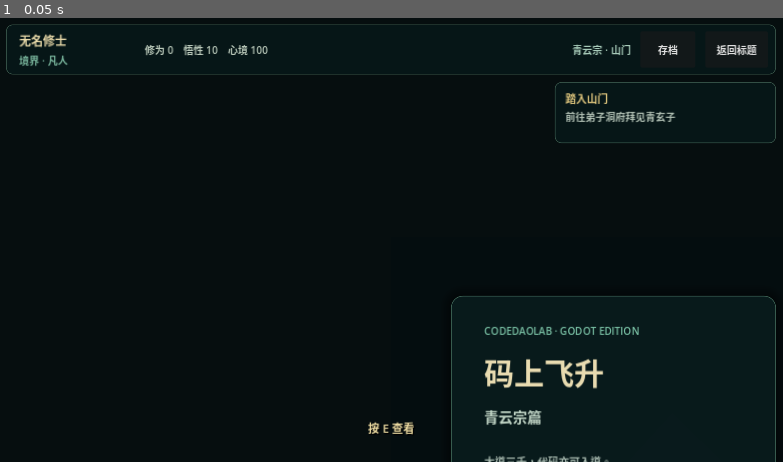
Above: before the commit, frame 1.
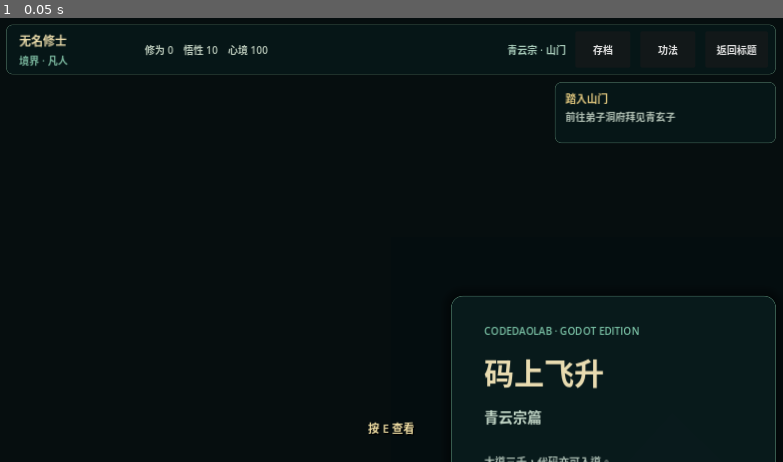
Above: after the commit, the same moment.

Repository: Hinln/CodeDaoLab
Game: Godot game, scene res://scenes/main/Main.tscn
Same seed, same stepped clock (60 frames per second), same inputs: the game is played once before the commit and once after it.
Inputs:
- Up to frame 1 (0.05 s): no input

The runs differ from the first frame. In frame 1, 0.3% of the frame differs, in the area x 64-87%, y 5-9%.

Commit message:
feat(godot): add real python technique trials

Diff:
--- a/godot/data/dialogues.json
+++ b/godot/data/dialogues.json
@@ -42,7 +42,17 @@
         "greeting": {
           "speaker": "玄机长老",
           "text": "藏经万卷，不如亲手运行一行真代码。待你练成真言诀，再来接受《变量吐纳诀》的考校。",
-          "options": [{"text": "弟子受教", "next": ""}]
+          "options": [
+            {"text": "请长老考校变量之法", "next": "variable_trial", "require": {"quest": "learn_variables"}},
+            {"text": "弟子受教", "next": ""}
+          ]
+        },
+        "variable_trial": {
+          "speaker": "玄机长老",
+          "text": "变量如灵力容器，名字是符，值是其中所藏。将十二缕灵气纳入 qi，再让它显形。",
+          "options": [
+            {"text": "开始变量试炼", "next": "", "actions": [{"type": "challenge", "id": "spirit_vessel"}]}
+          ]
         }
       }
     },
--- a/godot/project.godot
+++ b/godot/project.godot
@@ -17,7 +17,9 @@
 SaveManager="*res://scripts/core/save_manager.gd"
 SceneRouter="*res://scripts/core/scene_router.gd"
 QuestManager="*res://scripts/gameplay/quest_manager.gd"
+TechniqueManager="*res://scripts/gameplay/technique_manager.gd"
 DialogueManager="*res://scripts/gameplay/dialogue_manager.gd"
+PythonBridge="*res://scripts/python/python_bridge.gd"
 
 [display]
 
--- /dev/null
+++ b/godot/scenes/tests/G3Smoke.tscn
@@ -0,0 +1,6 @@
+[gd_scene load_steps=2 format=3]
+
+[ext_resource type="Script" path="res://scripts/tests/g3_smoke.gd" id="1_test"]
+
+[node name="G3Smoke" type="Node"]
+script = ExtResource("1_test")
--- /dev/null
+++ b/godot/scenes/ui/CodeChallengePanel.tscn
@@ -0,0 +1,152 @@
+[gd_scene load_steps=3 format=3]
+
+[ext_resource type="Script" path="res://scripts/ui/code_challenge_panel.gd" id="1_code"]
+
+[sub_resource type="StyleBoxFlat" id="PanelStyle"]
+bg_color = Color(0.018, 0.06, 0.065, 0.99)
+border_width_left = 2
+border_width_top = 2
+border_width_right = 2
+border_width_bottom = 2
+border_color = Color(0.57, 0.66, 0.43, 0.85)
+corner_radius_top_left = 14
+corner_radius_top_right = 14
+corner_radius_bottom_right = 14
+corner_radius_bottom_left = 14
+
+[node name="CodeChallengePanel" type="CanvasLayer"]
+layer = 30
+script = ExtResource("1_code")
+
+[node name="Overlay" type="Control" parent="."]
+layout_mode = 3
+anchors_preset = 15
+anchor_right = 1.0
+anchor_bottom = 1.0
+grow_horizontal = 2
+grow_vertical = 2
+
+[node name="Shade" type="ColorRect" parent="Overlay"]
+layout_mode = 1
+anchors_preset = 15
+anchor_right = 1.0
+anchor_bottom = 1.0
+grow_horizontal = 2
+grow_vertical = 2
+color = Color(0, 0, 0, 0.76)
+
+[node name="Panel" type="PanelContainer" parent="Overlay"]
+layout_mode = 0
+offset_left = 54.0
+offset_top = 36.0
+offset_right = 1226.0
+offset_bottom = 686.0
+theme_override_styles/panel = SubResource("PanelStyle")
+
+[node name="Margin" type="MarginContainer" parent="Overlay/Panel"]
+layout_mode = 2
+theme_override_constants/margin_left = 26
+theme_override_constants/margin_top = 22
+theme_override_constants/margin_right = 26
+theme_override_constants/margin_bottom = 20
+
+[node name="Root" type="VBoxContainer" parent="Overlay/Panel/Margin"]
+layout_mode = 2
+theme_override_constants/separation = 12
+
+[node name="Header" type="HBoxContainer" parent="Overlay/Panel/Margin/Root"]
+layout_mode = 2
+
+[node name="ChallengeTitle" type="Label" parent="Overlay/Panel/Margin/Root/Header"]
+unique_name_in_owner = true
+layout_mode = 2
+size_flags_horizontal = 3
+theme_override_colors/font_color = Color(0.92, 0.83, 0.57, 1)
+theme_override_font_sizes/font_size = 25
+text = "代码试炼"
+
+[node name="RealmTag" type="Label" parent="Overlay/Panel/Margin/Root/Header"]
+layout_mode = 2
+theme_override_colors/font_color = Color(0.45, 0.74, 0.62, 1)
+text = "真实 Python · 隔离执行"
+
+[node name="ChallengePrompt" type="Label" parent="Overlay/Panel/Margin/Root"]
+unique_name_in_owner = true
+custom_minimum_size = Vector2(0, 58)
+layout_mode = 2
+theme_override_colors/font_color = Color(0.78, 0.82, 0.75, 1)
+theme_override_font_sizes/font_size = 17
+text = "题目"
+autowrap_mode = 2
+
+[node name="Workspace" type="HSplitContainer" parent="Overlay/Panel/Margin/Root"]
+layout_mode = 2
+size_flags_vertical = 3
+split_offset = 710
+
+[node name="CodeEditor" type="CodeEdit" parent="Overlay/Panel/Margin/Root/Workspace"]
+unique_name_in_owner = true
+custom_minimum_size = Vector2(680, 390)
+layout_mode = 2
+theme_override_colors/background_color = Color(0.012, 0.027, 0.033, 1)
+theme_override_colors/font_color = Color(0.79, 0.87, 0.79, 1)
+theme_override_colors/line_number_color = Color(0.27, 0.48, 0.43, 1)
+theme_override_font_sizes/font_size = 17
+gutters_draw_line_numbers = true
+highlight_current_line = true
+indent_automatic = true
+indent_size = 4
+
+[node name="OutputPanel" type="VBoxContainer" parent="Overlay/Panel/Margin/Root/Workspace"]
+custom_minimum_size = Vector2(350, 0)
+layout_mode = 2
+theme_override_constants/separation = 10
+
+[node name="OutputTitle" type="Label" parent="Overlay/Panel/Margin/Root/Workspace/OutputPanel"]
+layout_mode = 2
+theme_override_colors/font_color = Color(0.51, 0.75, 0.65, 1)
+text = "天地回响"
+
+[node name="OutputLabel" type="Label" parent="Overlay/Panel/Margin/Root/Workspace/OutputPanel"]
+unique_name_in_owner = true
+layout_mode = 2
+size_flags_vertical = 3
+theme_override_colors/font_color = Color(0.76, 0.82, 0.76, 1)
+theme_override_font_sizes/font_size = 15
+text = "在此查看天地回响。"
+autowrap_mode = 2
+
+[node name="ResultLabel" type="Label" parent="Overlay/Panel/Margin/Root/Workspace/OutputPanel"]
+unique_name_in_owner = true
+custom_minimum_size = Vector2(0, 72)
+layout_mode = 2
+theme_override_colors/font_color = Color(0.64, 0.71, 0.66, 1)
+text = ""
+autowrap_mode = 2
+
+[node name="Buttons" type="HBoxContainer" parent="Overlay/Panel/Margin/Root"]
+layout_mode = 2
+theme_override_constants/separation = 12
+
+[node name="CloseButton" type="Button" parent="Overlay/Panel/Margin/Root/Buttons"]
+unique_name_in_owner = true
+custom_minimum_size = Vector2(150, 46)
+layout_mode = 2
+text = "暂离试炼"
+
+[node name="Spacer" type="Control" parent="Overlay/Panel/Margin/Root/Buttons"]
+layout_mode = 2
+size_flags_horizontal = 3
+
+[node name="RunButton" type="Button" parent="Overlay/Panel/Margin/Root/Buttons"]
+unique_name_in_owner = true
+custom_minimum_size = Vector2(150, 46)
+layout_mode = 2
+text = "运行推演"
+
+[node name="SubmitButton" type="Button" parent="Overlay/Panel/Margin/Root/Buttons"]
+unique_name_in_owner = true
+custom_minimum_size = Vector2(190, 46)
+layout_mode = 2
+theme_override_font_sizes/font_size = 17
+text = "提交天地验证"
--- a/godot/scenes/ui/Hud.tscn
+++ b/godot/scenes/ui/Hud.tscn
@@ -87,6 +87,13 @@
 mouse_filter = 0
 text = "存档"
 
+[node name="TechniqueButton" type="Button" parent="Root/TopBar/Margin/Row"]
+unique_name_in_owner = true
+custom_minimum_size = Vector2(88, 42)
+layout_mode = 2
+mouse_filter = 0
+text = "功法"
+
 [node name="ReturnButton" type="Button" parent="Root/TopBar/Margin/Row"]
 unique_name_in_owner = true
 custom_minimum_size = Vector2(100, 42)
--- /dev/null
+++ b/godot/scenes/ui/TechniquePanel.tscn
@@ -0,0 +1,78 @@
+[gd_scene load_steps=3 format=3]
+
+[ext_resource type="Script" path="res://scripts/ui/technique_panel.gd" id="1_technique"]
+
+[sub_resource type="StyleBoxFlat" id="PanelStyle"]
+bg_color = Color(0.025, 0.075, 0.078, 0.98)
+border_width_left = 2
+border_width_top = 2
+border_width_right = 2
+border_width_bottom = 2
+border_color = Color(0.64, 0.55, 0.3, 0.78)
+corner_radius_top_left = 14
+corner_radius_top_right = 14
+corner_radius_bottom_right = 14
+corner_radius_bottom_left = 14
+
+[node name="TechniquePanel" type="CanvasLayer"]
+layer = 25
+script = ExtResource("1_technique")
+
+[node name="Overlay" type="Control" parent="."]
+layout_mode = 3
+anchors_preset = 15
+anchor_right = 1.0
+anchor_bottom = 1.0
+grow_horizontal = 2
+grow_vertical = 2
+
+[node name="Shade" type="ColorRect" parent="Overlay"]
+layout_mode = 1
+anchors_preset = 15
+anchor_right = 1.0
+anchor_bottom = 1.0
+grow_horizontal = 2
+grow_vertical = 2
+color = Color(0, 0, 0, 0.62)
+
+[node name="Panel" type="PanelContainer" parent="Overlay"]
+layout_mode = 0
+offset_left = 296.0
+offset_top = 88.0
+offset_right = 984.0
+offset_bottom = 638.0
+theme_override_styles/panel = SubResource("PanelStyle")
+
+[node name="Margin" type="MarginContainer" parent="Overlay/Panel"]
+layout_mode = 2
+theme_override_constants/margin_left = 32
+theme_override_constants/margin_top = 26
+theme_override_constants/margin_right = 32
+theme_override_constants/margin_bottom = 24
+
+[node name="Content" type="VBoxContainer" parent="Overlay/Panel/Margin"]
+layout_mode = 2
+theme_override_constants/separation = 14
+
+[node name="Title" type="Label" parent="Overlay/Panel/Margin/Content"]
+layout_mode = 2
+theme_override_colors/font_color = Color(0.91, 0.83, 0.59, 1)
+theme_override_font_sizes/font_size = 27
+text = "藏 经 功 法"
+
+[node name="Description" type="Label" parent="Overlay/Panel/Margin/Content"]
+layout_mode = 2
+theme_override_colors/font_color = Color(0.53, 0.7, 0.63, 1)
+text = "每一门功法都必须通过真实代码考校。"
+
+[node name="TechniqueList" type="VBoxContainer" parent="Overlay/Panel/Margin/Content"]
+unique_name_in_owner = true
+layout_mode = 2
+size_flags_vertical = 3
+theme_override_constants/separation = 10
+
+[node name="CloseButton" type="Button" parent="Overlay/Panel/Margin/Content"]
+unique_name_in_owner = true
+custom_minimum_size = Vector2(0, 48)
+layout_mode = 2
+text = "合上玉简"
--- a/godot/scenes/world/QingyunSect.tscn
+++ b/godot/scenes/world/QingyunSect.tscn
@@ -1,9 +1,11 @@
-[gd_scene load_steps=5 format=3]
+[gd_scene load_steps=7 format=3]
 
 [ext_resource type="Script" path="res://scripts/world/qingyun_sect.gd" id="1_world"]
 [ext_resource type="PackedScene" path="res://scenes/actors/Player.tscn" id="2_player"]
 [ext_resource type="PackedScene" path="res://scenes/ui/Hud.tscn" id="3_hud"]
 [ext_resource type="PackedScene" path="res://scenes/ui/DialoguePanel.tscn" id="4_dialogue"]
+[ext_resource type="PackedScene" path="res://scenes/ui/CodeChallengePanel.tscn" id="5_code"]
+[ext_resource type="PackedScene" path="res://scenes/ui/TechniquePanel.tscn" id="6_technique"]
 
 [node name="QingyunSect" type="Node2D"]
 script = ExtResource("1_world")
@@ -20,3 +22,7 @@
 [node name="Hud" parent="." instance=ExtResource("3_hud")]
 
 [node name="DialoguePanel" parent="." instance=ExtResource("4_dialogue")]
+
+[node name="CodeChallengePanel" parent="." instance=ExtResource("5_code")]
+
+[node name="TechniquePanel" parent="." instance=ExtResource("6_technique")]
--- a/godot/scripts/core/event_bus.gd
+++ b/godot/scripts/core/event_bus.gd
@@ -5,6 +5,7 @@
 signal interaction_requested(target_id: String)
 signal toast_requested(message: String)
 signal code_challenge_requested(challenge_id: String)
+signal technique_panel_requested
 signal dialogue_opened(payload: Dictionary)
 signal dialogue_closed
 signal scene_transition_started
--- a/godot/scripts/core/game_state.gd
+++ b/godot/scripts/core/game_state.gd
@@ -83,5 +83,16 @@
 	_notify_changed()
 
 
+func add_cultivation(amount: int) -> int:
+	player.cultivation = maxi(0, int(player.get("cultivation", 0)) + amount)
+	_notify_changed()
+	return int(player.cultivation)
+
+
+func set_techniques(techniques: Dictionary) -> void:
+	player.techniques = techniques.duplicate(true)
+	_notify_changed()
+
+
 func _notify_changed() -> void:
 	EventBus.player_state_changed.emit(snapshot())
--- a/godot/scripts/gameplay/dialogue_manager.gd
+++ b/godot/scripts/gameplay/dialogue_manager.gd
@@ -97,5 +97,11 @@
 				GameState.add_affinity(active_npc_id, int(action.get("amount", 0)))
 			"toast":
 				EventBus.toast_requested.emit(str(action.get("message", "")))
+			"challenge":
+				call_deferred("_request_challenge", str(action.get("id", "")))
 			_:
 				push_warning("忽略未知对话动作：%s" % str(action.get("type", "")))
+
+
+func _request_challenge(challenge_id: String) -> void:
+	EventBus.code_challenge_requested.emit(challenge_id)
--- /dev/null
+++ b/godot/scripts/gameplay/technique_manager.gd
@@ -0,0 +1,51 @@
+extends Node
+
+signal techniques_changed(summary: Array)
+
+const CHALLENGE_EFFECTS := {
+	"awakening_word": {"technique": "true_word", "progress": 40, "cultivation": 20, "flag": "true_word_complete", "next_quest": "learn_variables"},
+	"spirit_vessel": {"technique": "variable_breath", "progress": 40, "cultivation": 25, "flag": "variable_complete", "next_quest": "learn_loops"},
+	"cycle_meridian": {"technique": "cycle_meridian", "progress": 40, "cultivation": 35, "flag": "loop_complete", "next_quest": "defeat_bug_demon"},
+}
+
+
+func complete_challenge(challenge_id: String) -> Dictionary:
+	if not CHALLENGE_EFFECTS.has(challenge_id):
+		return {"first_clear": false, "message": "试炼通过。"}
+	var effect: Dictionary = CHALLENGE_EFFECTS[challenge_id]
+	if QuestManager.has_flag(str(effect.flag)):
+		return {"first_clear": false, "message": "此门功法已通过考校，不再重复结算。"}
+	var techniques: Dictionary = GameState.player.get("techniques", {})
+	var technique_id := str(effect.technique)
+	techniques[technique_id] = {
+		"level": 1,
+		"progress": int(effect.progress),
+	}
+	GameState.set_techniques(techniques)
+	GameState.add_cultivation(int(effect.cultivation))
+	QuestManager.set_flag(str(effect.flag), true)
+	QuestManager.set_current_quest(str(effect.next_quest))
+	var definition := DataRepository.find_by_id("techniques", "techniques", technique_id)
+	techniques_changed.emit(summary())
+	return {
+		"first_clear": true,
+		"technique": str(definition.get("name", technique_id)),
+		"cultivation": int(effect.cultivation),
+		"message": "习得%s，修为 +%d。" % [definition.get("name", technique_id), int(effect.cultivation)],
+	}
+
+
+func summary() -> Array:
+	var learned: Dictionary = GameState.player.get("techniques", {})
+	var result: Array = []
+	for definition in DataRepository.get_data("techniques").get("techniques", []):
+		var state: Dictionary = learned.get(str(definition.id), {})
+		result.append({
+			"id": str(definition.id),
+			"name": str(definition.name),
+			"knowledge": str(definition.knowledge),
+			"learned": not state.is_empty(),
+			"level": int(state.get("level", 0)),
+			"progress": int(state.get("progress", 0)),
+		})
+	return result
--- /dev/null
+++ b/godot/scripts/python/python_bridge.gd
@@ -0,0 +1,86 @@
+extends Node
+
+signal challenge_finished(result: Dictionary)
+
+const BRIDGE_DIR := "user://python_bridge"
+const RUNNER_PATH := "res://python_bridge/runner.py"
+
+var busy: bool = false
+var worker: Thread
+
+
+func _ready() -> void:
+	set_process(false)
+
+
+func request_challenge(challenge_id: String, code: String, action: String) -> bool:
+	if busy:
+		return false
+	busy = true
+	worker = Thread.new()
+	var error := worker.start(execute_sync.bind(challenge_id, code, action))
+	if error != OK:
+		busy = false
+		return false
+	set_process(true)
+	return true
+
+
+func _process(_delta: float) -> void:
+	if not busy or worker == null or worker.is_alive():
+		return
+	var result: Dictionary = worker.wait_to_finish()
+	worker = null
+	busy = false
+	set_process(false)
+	challenge_finished.emit(result)
+
+
+func execute_sync(challenge_id: String, code: String, action: String = "submit") -> Dictionary:
+	DirAccess.make_dir_recursive_absolute(ProjectSettings.globalize_path(BRIDGE_DIR))
+	var token := "%s_%s" % [Time.get_ticks_usec(), randi()]
+	var request_path := BRIDGE_DIR + "/request_%s.json" % token
+	var response_path := BRIDGE_DIR + "/response_%s.json" % token
+	var request_file := FileAccess.open(request_path, FileAccess.WRITE)
+	if request_file == null:
+		return _internal_error("无法创建 Python 请求文件。")
+	request_file.store_string(JSON.stringify({
+		"challenge_id": challenge_id,
+		"code": code,
+		"action": action,
+	}))
+	request_file.close()
+	var output: Array = []
+	var python_executable := OS.get_environment("CODEDAO_PYTHON")
+	if python_executable.is_empty():
+		python_executable = "python"
+	var exit_code := OS.execute(
+		python_executable,
+		PackedStringArray([
+			ProjectSettings.globalize_path(RUNNER_PATH),
+			ProjectSettings.globalize_path(request_path),
+			ProjectSettings.globalize_path(response_path),
+		]),
+		output,
+		true
+	)
+	var result: Dictionary
+	if FileAccess.file_exists(response_path):
+		var parsed: Variant = JSON.parse_string(FileAccess.get_file_as_string(response_path))
+		if parsed is Dictionary:
+			result = parsed
+	if result.is_empty():
+		result = _internal_error("Python 进程未返回有效结果。", "\n".join(output) + "\nexit=" + str(exit_code))
+	DirAccess.remove_absolute(ProjectSettings.globalize_path(request_path))
+	if FileAccess.file_exists(response_path):
+		DirAccess.remove_absolute(ProjectSettings.globalize_path(response_path))
+	return result
+
+
+func _internal_error(message: String, detail: String = "") -> Dictionary:
+	return {"ok": false, "passed": false, "status": "internal", "message": message, "detail": detail}
+
+
+func _exit_tree() -> void:
+	if worker != null and worker.is_started():
+		worker.wait_to_finish()
--- /dev/null
+++ b/godot/scripts/tests/g3_smoke.gd
@@ -0,0 +1,54 @@
+extends Node
+
+var failures: Array[String] = []
+
+
+func _ready() -> void:
+	await get_tree().process_frame
+	var correct := PythonBridge.execute_sync("awakening_word", "print('天地玄黄，宇宙洪荒。')", "submit")
+	_check(correct.get("status", "") == "ok" and bool(correct.get("passed", false)), "real Python bridge accepts correct output")
+	var wrong := PythonBridge.execute_sync("awakening_word", "print('伪言')", "submit")
+	_check(wrong.get("status", "") == "ok" and not bool(wrong.get("passed", false)), "real Python bridge rejects wrong output")
+	var syntax := PythonBridge.execute_sync("awakening_word", "print(", "submit")
+	_check(syntax.get("status", "") == "syntax", "real Python bridge returns syntax error")
+	GameState.reset_new_game("练功者", "metal")
+	GameState.set_current_quest("learn_true_word")
+	var first := TechniqueManager.complete_challenge("awakening_word")
+	_check(bool(first.first_clear), "true word first clear rewards")
+	_check(GameState.current_quest_id == "learn_variables", "true word advances to variables")
+	_check(GameState.player.techniques.has("true_word"), "true word technique learned")
+	var cultivation_after_first := int(GameState.player.cultivation)
+	var repeated := TechniqueManager.complete_challenge("awakening_word")
+	_check(not bool(repeated.first_clear) and int(GameState.player.cultivation) == cultivation_after_first, "repeat clear gives no duplicate reward")
+	TechniqueManager.complete_challenge("spirit_vessel")
+	_check(GameState.current_quest_id == "learn_loops", "variable trial advances to loops")
+	TechniqueManager.complete_challenge("cycle_meridian")
+	_check(GameState.current_quest_id == "defeat_bug_demon", "loop trial advances to Bug demon")
+	_check(GameState.player.techniques.size() == 3, "three techniques learned")
+	_check(int(GameState.player.cultivation) == 80, "three technique rewards total 80 cultivation")
+	var code_scene: PackedScene = load("res://scenes/ui/CodeChallengePanel.tscn")
+	var technique_scene: PackedScene = load("res://scenes/ui/TechniquePanel.tscn")
+	_check(code_scene != null and code_scene.can_instantiate(), "CodeEdit challenge panel instantiates")
+	_check(technique_scene != null and technique_scene.can_instantiate(), "technique panel instantiates")
+	SaveManager.save_path_override = "user://saves/g3_smoke.json"
+	SaveManager.remove_save()
+	_check(SaveManager.save_game(), "G3 state saves")
+	GameState.reset_new_game("覆盖", "earth")
+	_check(SaveManager.load_game(), "G3 state loads")
+	_check(GameState.player.techniques.size() == 3 and GameState.current_quest_id == "defeat_bug_demon", "techniques and quest restore")
+	SaveManager.remove_save()
+	SaveManager.save_path_override = ""
+	if failures.is_empty():
+		print("G3_SMOKE_PASS: isolated Python execution, three techniques, progression and persistence")
+		get_tree().quit(0)
+	else:
+		for failure in failures:
+			push_error(failure)
+		get_tree().quit(1)
+
+
+func _check(condition: bool, label: String) -> void:
+	if condition:
+		print("[PASS] ", label)
+	else:
+		failures.append("[FAIL] " + label)
--- /dev/null
+++ b/godot/scripts/ui/code_challenge_panel.gd
@@ -0,0 +1,79 @@
+extends CanvasLayer
+
+@onready var overlay: Control = $Overlay
+@onready var editor: CodeEdit = %CodeEditor
+var challenge: Dictionary = {}
+var submit_pending: bool = false
+var completed: bool = false
+
+
+func _ready() -> void:
+	overlay.visible = false
+	EventBus.code_challenge_requested.connect(open_challenge)
+	PythonBridge.challenge_finished.connect(_on_challenge_finished)
+	%RunButton.pressed.connect(func() -> void: _execute("run"))
+	%SubmitButton.pressed.connect(func() -> void: _execute("submit"))
+	%CloseButton.pressed.connect(close_panel)
+
+
+func open_challenge(challenge_id: String) -> void:
+	challenge = DataRepository.find_by_id("challenges", "challenges", challenge_id)
+	if challenge.is_empty():
+		EventBus.toast_requested.emit("未找到代码试炼：%s" % challenge_id)
+		return
+	completed = false
+	submit_pending = false
+	%ChallengeTitle.text = str(challenge.title)
+	%ChallengePrompt.text = str(challenge.prompt)
+	editor.text = str(challenge.starter)
+	%OutputLabel.text = "在此查看天地回响。"
+	%ResultLabel.text = ""
+	%RunButton.disabled = false
+	%SubmitButton.disabled = false
+	%CloseButton.text = "暂离试炼"
+	overlay.visible = true
+	GameState.active_challenge_id = challenge_id
+	GameState.input_locked = true
+	editor.grab_focus.call_deferred()
+
+
+func close_panel() -> void:
+	if PythonBridge.busy:
+		return
+	overlay.visible = false
+	GameState.active_challenge_id = ""
+	GameState.input_locked = false
+
+
+func _execute(action: String) -> void:
+	if PythonBridge.busy:
+		return
+	submit_pending = action == "submit"
+	%RunButton.disabled = true
+	%SubmitButton.disabled = true
+	%ResultLabel.text = "灵台推演中……"
+	if not PythonBridge.request_challenge(str(challenge.id), editor.text, action):
+		%ResultLabel.text = "无法启动 Python 推演。"
+		%RunButton.disabled = false
+		%SubmitButton.disabled = false
+
+
+func _on_challenge_finished(result: Dictionary) -> void:
+	if not overlay.visible:
+		return
+	var output := str(result.get("stdout", ""))
+	var detail := str(result.get("detail", ""))
+	%OutputLabel.text = output if not output.is_empty() else (detail if not detail.is_empty() else "（无输出）")
+	if submit_pending and bool(result.get("passed", false)):
+		var reward := TechniqueManager.complete_challenge(str(challenge.id))
+		%ResultLabel.text = "验证通过 · %s" % str(reward.message)
+		%ResultLabel.add_theme_color_override("font_color", Color("79c99a"))
+		completed = true
+		%CloseButton.text = "收功返回"
+		%RunButton.disabled = true
+		%SubmitButton.disabled = true
+		return
+	%ResultLabel.text = str(result.get("message", "代码未通过验证。"))
+	%ResultLabel.add_theme_color_override("font_color", Color("e08068"))
+	%RunButton.disabled = false
+	%SubmitButton.disabled = false
--- a/godot/scripts/ui/hud.gd
+++ b/godot/scripts/ui/hud.gd
@@ -8,6 +8,7 @@
 
 func _ready() -> void:
 	%SaveButton.pressed.connect(func() -> void: save_requested.emit())
+	%TechniqueButton.pressed.connect(func() -> void: EventBus.technique_panel_requested.emit())
 	%ReturnButton.pressed.connect(func() -> void: return_title_requested.emit())
 	%ToastLabel.visible = false
 
--- /dev/null
+++ b/godot/scripts/ui/technique_panel.gd
@@ -0,0 +1,33 @@
+extends CanvasLayer
+
+@onready var overlay: Control = $Overlay
+@onready var list: VBoxContainer = %TechniqueList
+
+
+func _ready() -> void:
+	overlay.visible = false
+	EventBus.technique_panel_requested.connect(open_panel)
+	%CloseButton.pressed.connect(close_panel)
+
+
+func open_panel() -> void:
+	for child in list.get_children():
+		child.queue_free()
+	for technique in TechniqueManager.summary():
+		var row := Label.new()
+		row.custom_minimum_size = Vector2(0, 50)
+		row.add_theme_font_size_override("font_size", 17)
+		if technique.learned:
+			row.text = "◆ %s · 入门  熟练度 %d/100\n    Python：%s" % [technique.name, technique.progress, technique.knowledge]
+			row.add_theme_color_override("font_color", Color("daca91"))
+		else:
+			row.text = "◇ %s · 尚未习得\n    Python：%s" % [technique.name, technique.knowledge]
+			row.add_theme_color_override("font_color", Color("60766e"))
+		list.add_child(row)
+	overlay.visible = true
+	GameState.input_locked = true
+
+
+func close_panel() -> void:
+	overlay.visible = false
+	GameState.input_locked = false
--- a/godot/scripts/world/qingyun_sect.gd
+++ b/godot/scripts/world/qingyun_sect.gd
@@ -85,6 +85,16 @@
 		return
 	if nearest_location.is_empty():
 		hud.show_toast("附近没有可交互的地点。")
+		return
+	if str(nearest_location.id) == "training_ground":
+		var challenge_by_quest := {
+			"learn_true_word": "awakening_word",
+			"learn_loops": "cycle_meridian",
+		}
+		if challenge_by_quest.has(GameState.current_quest_id):
+			EventBus.code_challenge_requested.emit(challenge_by_quest[GameState.current_quest_id])
+			return
+		EventBus.technique_panel_requested.emit()
 		return
 	EventBus.interaction_requested.emit(str(nearest_location.id))
 	hud.show_toast("%s\n%s" % [nearest_location.name, nearest_location.description])
Not shown, added: godot/scripts/gameplay/technique_manager.gd.uid
Not shown, added: godot/scripts/python/python_bridge.gd.uid
Not shown, added: godot/scripts/tests/g3_smoke.gd.uid
Not shown, added: godot/scripts/ui/code_challenge_panel.gd.uid
Not shown, added: godot/scripts/ui/technique_panel.gd.uid
Not shown, changed: godot/DEVLOG.md
